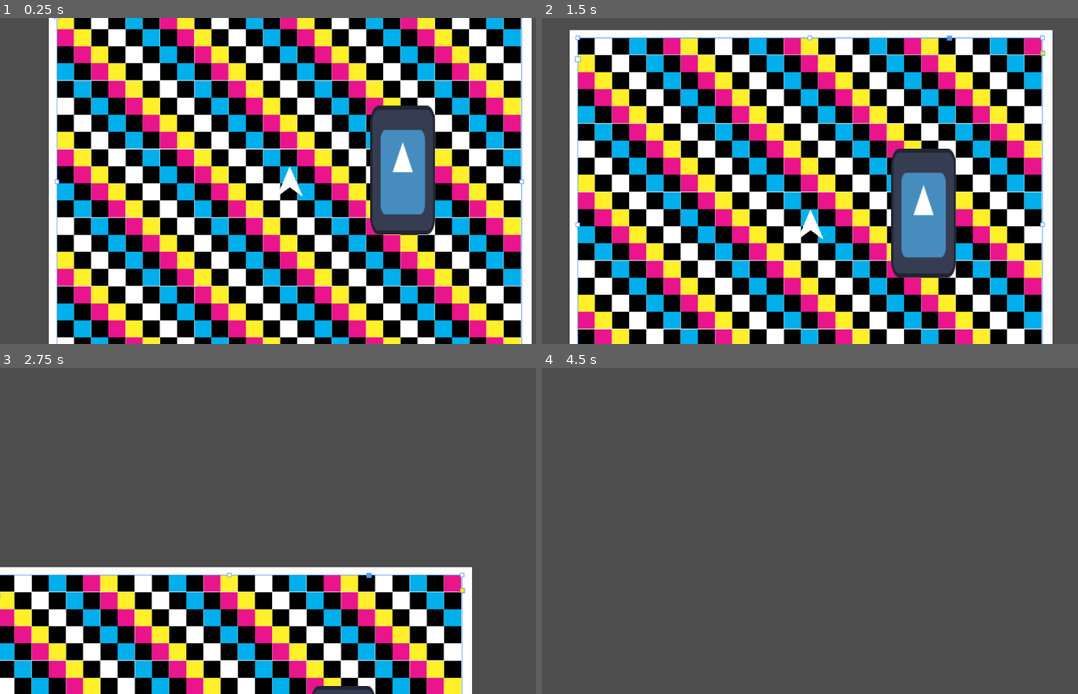
Above: before the commit, frames 1-4 (two rows, left to right).
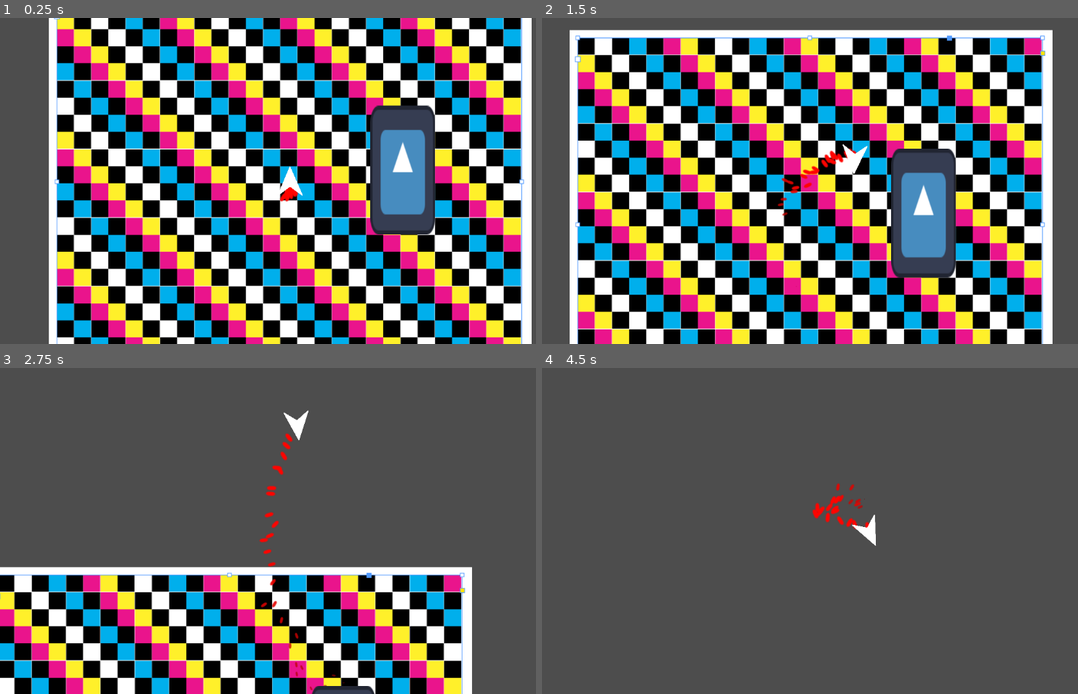
Above: after the commit, the same moments.

Repository: ParadoxArcher/Angle_Advantage
Game: Godot game, scene res://Scenes/GameScene.tscn
Same seed, same stepped clock (60 frames per second), same inputs: the game is played once before the commit and once after it. The engine's default icon, where the game draws it, is replaced by a stand-in: a white triangle on a blue panel in a dark square.
Inputs:
- Up to frame 1 (0.25 s): no input
- Up to frame 2 (1.5 s): hold D (RotateRight) 0.53-1.28 s; hold W (Boost) 0.53-1.28 s; hold S (Back) from 1.28 s (still down); tap W (Boost) at 1.35 s
- Up to frame 3 (2.75 s): release S (Back) at 2.03 s; hold D (RotateRight) from 2.03 s (still down); hold W (Boost) from 2.03 s (still down); tap Space (Dodge) at 2.1 s
- Up to frame 4 (4.5 s): release W (Boost) at 2.78 s; tap W (Boost) at 2.85 s; release D (RotateRight) at 3.53 s; hold W (Boost) 3.53-4.28 s; hold A (RotateLeft) from 3.53 s (still down); tap Space (Dodge) at 4.35 s

The runs differ from the first frame. In frame 1, 0.1% of the frame differs, in the area x 52-57%, y 45-57%; in frame 2, 0.6%, in the area x 43-61%, y 38-68%; in frame 3, 0.6%; in frame 4, 0.5%.

Commit message:
vault backup: 2025-01-18 06:49:43

Diff:
--- a/zProject Files/Godot/Scenes/Player.tscn
+++ b/zProject Files/Godot/Scenes/Player.tscn
@@ -1,10 +1,19 @@
-[gd_scene load_steps=6 format=3 uid="uid://u7p1uxpg5mr5"]
+[gd_scene load_steps=9 format=3 uid="uid://u7p1uxpg5mr5"]
 
 [ext_resource type="Script" path="res://Scripts/PlayerScript.gd" id="1_g1qce"]
 [ext_resource type="Texture2D" uid="uid://d0iqunuwncvfd" path="res://Assets/Avatar.png" id="2_u7ctg"]
 [ext_resource type="Texture2D" uid="uid://mfqwv60pknjx" path="res://Assets/Green Arrow.png" id="3_2uf6m"]
 [ext_resource type="Texture2D" uid="uid://dvkmtnxqu82d3" path="res://Assets/Red Arrow.png" id="5_a1lun"]
 [ext_resource type="Texture2D" uid="uid://bw0kkepdb55nf" path="res://Assets/Yellow Arrow.png" id="5_o2ksf"]
+[ext_resource type="Texture2D" uid="uid://caa4c2i0dp1bm" path="res://Assets/Boost Particle.png" id="6_q13sk"]
+
+[sub_resource type="Curve" id="Curve_hh1wr"]
+_data = [Vector2(0.101124, 1), 0.0, 0.0, 0, 0, Vector2(1, 0), 0.0, 0.0, 0, 0]
+point_count = 2
+
+[sub_resource type="Gradient" id="Gradient_4jwcp"]
+offsets = PackedFloat32Array(0.313333, 0.74)
+colors = PackedColorArray(1, 0.12549, 0, 1, 0.466321, 0.0343717, 0, 0.478431)
 
 [node name="Player" type="CharacterBody2D"]
 z_index = 10
@@ -13,6 +22,10 @@
 
 [node name="CollisionPolygon2D" type="CollisionPolygon2D" parent="."]
 polygon = PackedVector2Array(55, 0.000199099, -30.0001, 36.9999, -29.9999, -36.0001)
+
+[node name="Sprite2D" type="Sprite2D" parent="."]
+scale = Vector2(0.15, 0.15)
+texture = ExtResource("2_u7ctg")
 
 [node name="Sprites" type="Node" parent="."]
 
@@ -34,9 +47,24 @@
 scale = Vector2(0.35, 0.5)
 texture = ExtResource("5_o2ksf")
 
-[node name="Sprite2D" type="Sprite2D" parent="Sprites"]
+[node name="VFX" type="Node" parent="."]
+
+[node name="InitBoostPart" type="CPUParticles2D" parent="VFX"]
+z_index = -5
+position = Vector2(0, 20)
 rotation = -1.5708
-scale = Vector2(0.15, 0.15)
-texture = ExtResource("2_u7ctg")
-
-[node name="VFX" type="Node" parent="."]
+amount = 30
+explosiveness = 0.3
+texture = ExtResource("6_q13sk")
+emission_shape = 1
+emission_sphere_radius = 10.0
+particle_flag_align_y = true
+direction = Vector2(-1, 0)
+gravity = Vector2(0, 0)
+initial_velocity_min = 150.0
+initial_velocity_max = 300.0
+scale_amount_min = 0.15
+scale_amount_max = 0.15
+scale_amount_curve = SubResource("Curve_hh1wr")
+color = Color(1, 0.123857, 0, 1)
+color_ramp = SubResource("Gradient_4jwcp")
--- a/zProject Files/Godot/Scripts/PlayerScript.gd
+++ b/zProject Files/Godot/Scripts/PlayerScript.gd
@@ -109,14 +109,19 @@
 	#endregion
 
 
-#region Markers Variables
+#region Graphics Variables
+##Markers Variables
 @export var DisplaySize = {"CenterGap": 30, "velLength": .5, "boost_dirLength": .35, "rota_speedLength": .5}
 @export var DisplaysActive = [false, false]
 @onready var Displays = {"velocity": $Sprites/VelDisplay, "boost_dir": $Sprites/BoostDirDisplay, "rota_speed": $Sprites/RotaSpeedDisplay}
+
+## VFX
+@onready var init_boost_part = $VFX/InitBoostPart
+
 #endregion
 
 func _process(_delta):
-		#region Markers
+	#region Markers
 	if DisplaysActive[0]:
 		if not DisplaysActive[1]:
 			Displays["velocity"].visible = true
@@ -143,6 +148,9 @@
 		DisplaysActive[1] = false
 	#endregion
 
+	#region VFX
+	init_boost_part.position = position + Vector2(cos(rotation), sin(rotation)) * -20
+	init_boost_part.rotation = rotation
 
 func crash(CrashTimeScaler):
 	if not CrashImmunity[0]:
Not shown, changed: .obsidian/workspace.json
